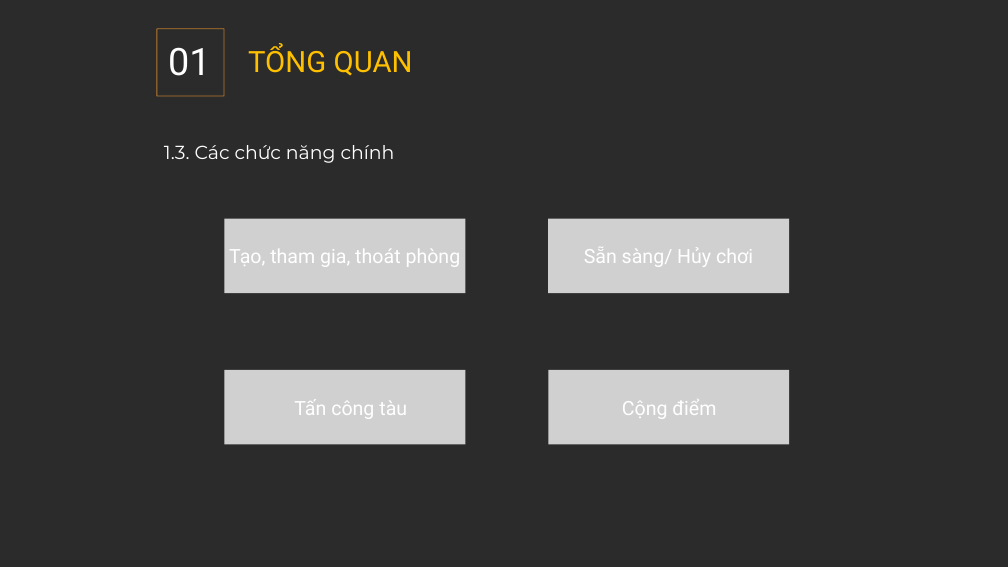
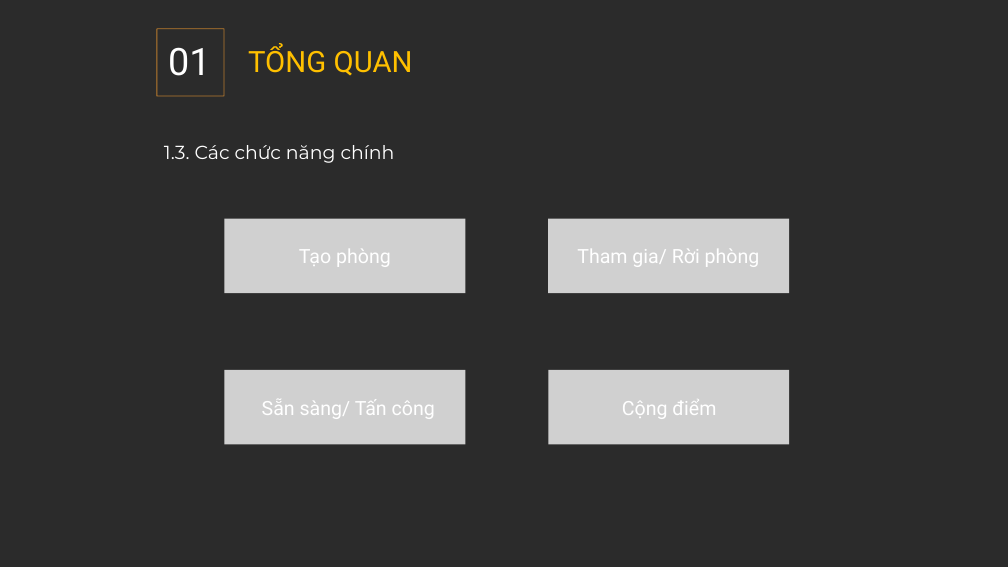
Before and after one commit to Tatu2002vz/Battle_Ship, a slide deck: slide 5 of Slide.pptx. Drawn at 1008x567 pixels with LibreOffice and Linux fonts; fonts in the diff are those of the drawing; grey boxes stand for pictures; background and template pictures are left out; a plain dark background stands for a picture behind light text. Boxes give left, top, right and bottom in pixels: in the first picture for what was removed or moved away, otherwise in the second. Text is boxed around its words. In the diff, an @@ line names an element or a change of style, - is before the commit and + after.

```diff
--- a/Slide.pptx
+++ b/Slide.pptx
@@ text at box(299, 249, 391, 267): text changed @@
-Tạo, tham gia, thoát phòng
+Tạo phòng
@@ text at box(577, 249, 760, 267): text changed @@
-Sẵn sàng/ Hủy chơi
+Tham gia/ Rời phòng
@@ text at box(262, 399, 435, 419): text changed @@
-Tấn công tàu
+Sẵn sàng/ Tấn công
```
Also in this commit, not shown: 9 other files.
